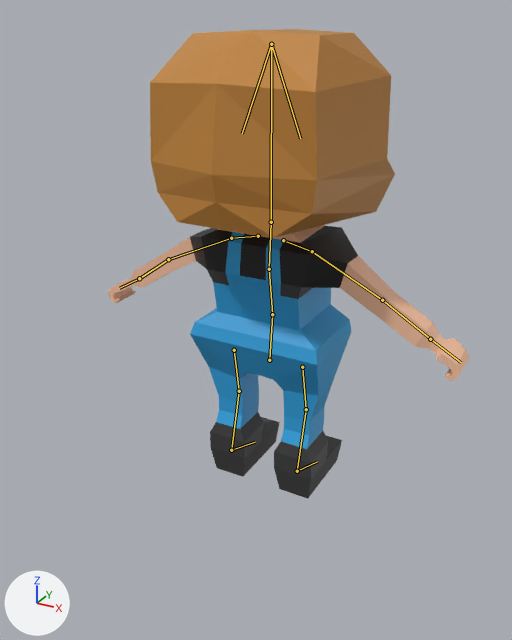
The Blender file game/models/characters/player/player.blend, before and after one commit.
The view is the same before and after, from a camera (50 mm lens) standing at (1.23, -2.35, 1.91) and looking at (0.11, -0.32, 0.89). Lighting does not change. The marker at lower left points along +X, +Y and +Z. The bones that bend it are drawn over the model as lines.

The first picture shows 'Shibby'.
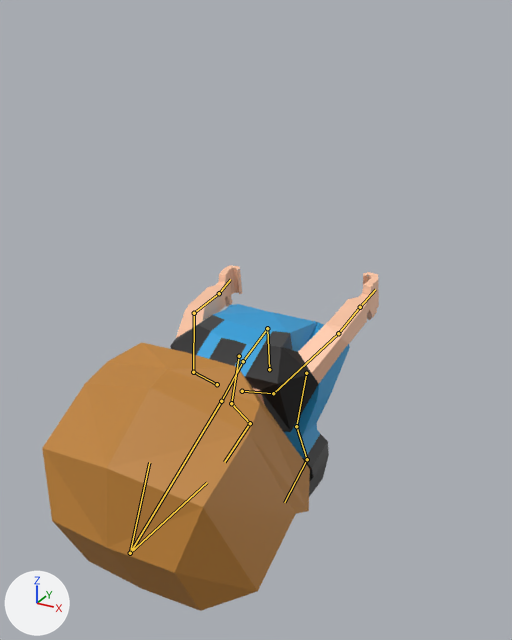
The newer file adds an action. The first version stands in its rest pose; the second is drawn at frame 25 of the action 'Attack'.

Changed parts and their boxes [x1, y1, x2, y2] in the pictures (512 x 640 px):
```json
{"object": "Shibby", "change": "posed", "before": [108, 29, 470, 499], "after": [42, 265, 379, 611], "on screen": "7% narrower, 26% shorter"}
{"bone": "Pelvis", "before": "(269, 360) to (272, 314)", "after": "(269, 369) to (267, 328)"}
{"bone": "Spine1", "before": "(272, 314) to (269, 269)", "after": "(267, 328) to (243, 361)"}
{"bone": "UpperArm.L", "before": "(231, 238) to (168, 259)", "after": "(273, 393) to (338, 333)"}
{"bone": "LowerArm.L", "before": "(168, 259) to (139, 278)", "after": "(338, 333) to (360, 307)"}
{"bone": "UpperArm.R", "before": "(312, 251) to (382, 300)", "after": "(193, 372) to (194, 313)"}
{"bone": "LowerArm.R", "before": "(382, 300) to (430, 339)", "after": "(194, 313) to (219, 293)"}
```

Edits to the scene script, one JSON object a line:
```json
{"block": "bone_rig_object", "where": "bone_rig_object = bpy.data.objects['Armature']  # the whole rig 'Armature'"}
{"op": "set", "path": "bone_rig_object.rotation_euler", "old": "(0.0, 0.0, 0.0)", "new": "(0.0, 0.0, 3.142)", "note": "degrees (0, 0, 0) -> degrees (0, 0, 180)"}
{"block": "bone_pelvis", "where": "bone_pelvis = bpy.data.objects['Armature'].pose.bones['Pelvis']"}
{"op": "set", "path": "bone_pelvis.location", "old": "(0.0, 0.0, 0.0)", "new": "(0.0, -0.045, 0.005)"}
{"block": "bone_spine1", "where": "bone_spine1 = bpy.data.objects['Armature'].pose.bones['Spine1']  # child of 'Pelvis'"}
{"op": "set", "path": "bone_spine1.rotation_quaternion", "old": "(1.0, 0.0, 0.0, 0.0)", "new": "(1.0, 1.6, 0.0, 0.0)", "note": "degrees (0, 0, 0) -> degrees (116, 0, 0)"}
{"block": "bone_upperarm_l", "where": "bone_upperarm_l = bpy.data.objects['Armature'].pose.bones['UpperArm.L']  # child of 'Shoulder.L'"}
{"op": "set", "path": "bone_upperarm_l.rotation_quaternion", "old": "(1.0, 0.0, 0.0, 0.0)", "new": "(0.944, -0.101, 0.139, -0.283)", "note": "degrees (0, 0, 0) -> degrees (-16, 12, -35)"}
{"block": "bone_lowerarm_l", "where": "bone_lowerarm_l = bpy.data.objects['Armature'].pose.bones['LowerArm.L']  # child of 'UpperArm.L'"}
{"op": "set", "path": "bone_lowerarm_l.rotation_quaternion", "old": "(1.0, 0.0, 0.0, 0.0)", "new": "(0.948, 0.261, -0.067, -0.169)", "note": "degrees (0, 0, 0) -> degrees (31, -2, -21)"}
{"block": "bone_upperarm_r", "where": "bone_upperarm_r = bpy.data.objects['Armature'].pose.bones['UpperArm.R']  # child of 'Shoulder.R'"}
{"op": "set", "path": "bone_upperarm_r.rotation_quaternion", "old": "(1.0, 0.0, 0.0, 0.0)", "new": "(0.948, 0.032, 0.01, 0.316)", "note": "degrees (0, 0, 0) -> degrees (4, 0, 37)"}
{"block": "bone_lowerarm_r", "where": "bone_lowerarm_r = bpy.data.objects['Armature'].pose.bones['LowerArm.R']  # child of 'UpperArm.R'"}
{"op": "set", "path": "bone_lowerarm_r.rotation_quaternion", "old": "(1.0, 0.0, 0.0, 0.0)", "new": "(0.986, 0.1, 0.034, 0.13)", "note": "degrees (0, 0, 0) -> degrees (12, 2, 15)"}
{"block": "bone_iktarget_r", "where": "bone_iktarget_r = bpy.data.objects['Armature'].pose.bones['IKTarget.R']"}
{"op": "set", "path": "bone_iktarget_r.location", "old": "(0.0, 0.0, 0.0)", "new": "(-0.029, 0.115, -0.004)"}
{"op": "set", "path": "bone_iktarget_r.rotation_quaternion", "old": "(1.0, 0.0, 0.0, 0.0)", "new": "(1.0, 0.012, 0.0, -0.024)", "note": "degrees (0, 0, 0) -> degrees (1, 0, -3)"}
```
